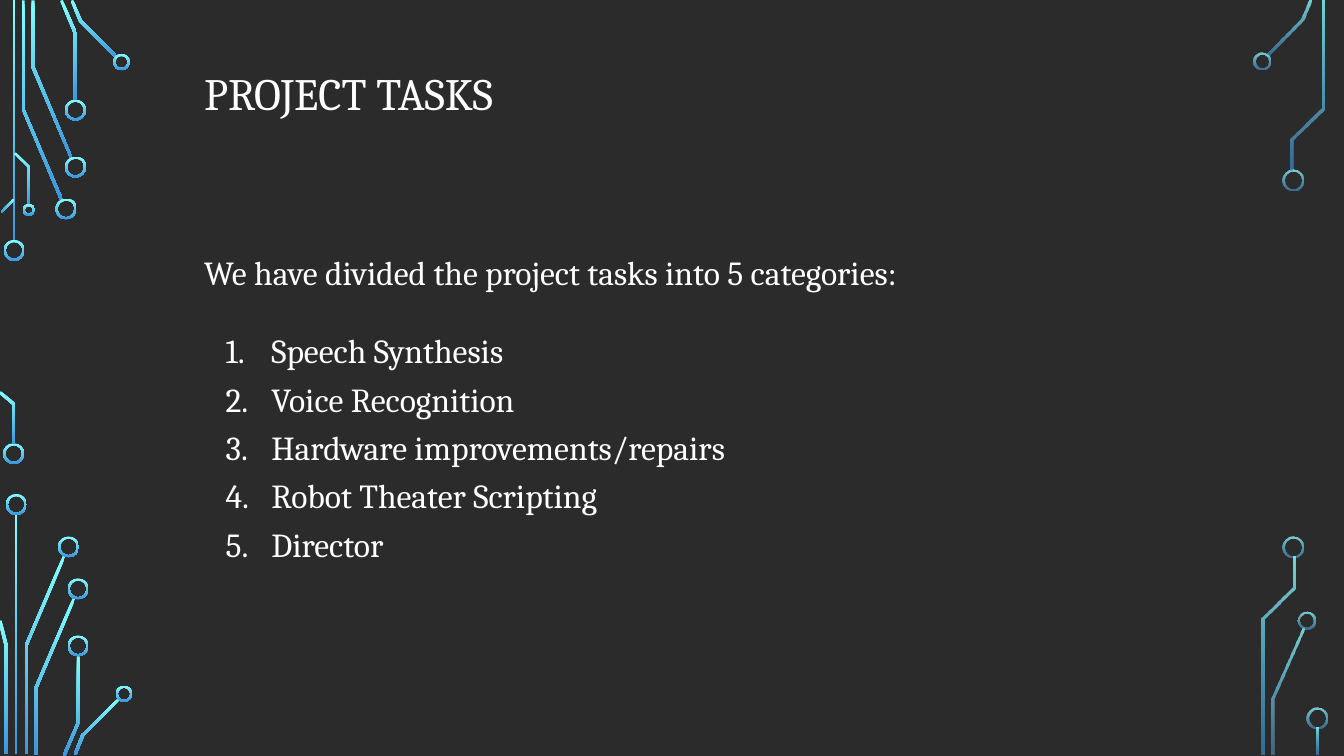
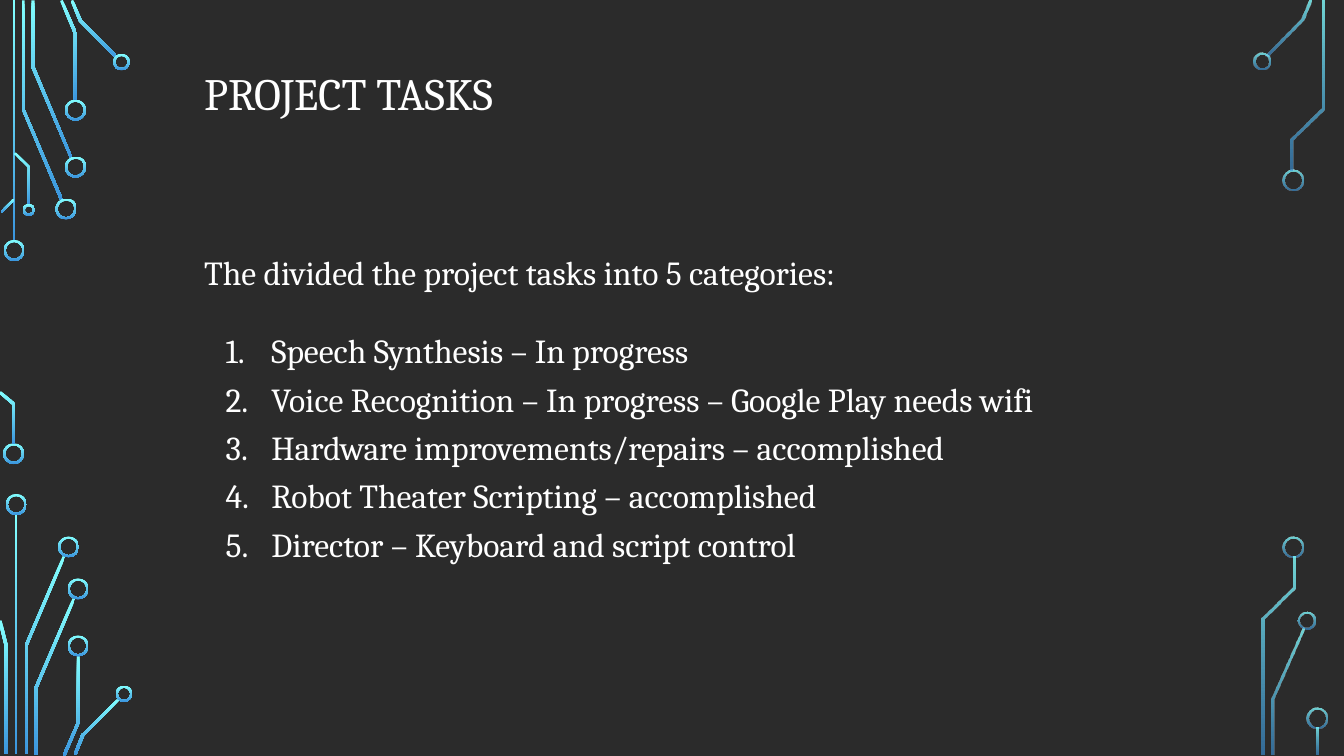
Before and after one commit to DrFoz/ECE478, a slide deck: slide 3 of ECE478_Einstein_Turtlebot_Team6_Project_1/Einstein_Turtlebot_Presentaion.pptx. Drawn at 1344x756 pixels with LibreOffice and Linux fonts; fonts in the diff are those of the drawing; background and template pictures are left out; a plain dark background stands for a picture behind light text. Boxes give left, top, right and bottom in pixels: in the first picture for what was removed or moved away, otherwise in the second. Text is boxed around its words. In the diff, an @@ line names an element or a change of style, - is before the commit and + after.

```diff
--- a/ECE478_Einstein_Turtlebot_Team6_Project_1/Einstein_Turtlebot_Presentaion.pptx
+++ b/ECE478_Einstein_Turtlebot_Team6_Project_1/Einstein_Turtlebot_Presentaion.pptx
@@ text at [204,261,1033,565]: text changed @@
-We have divided the project tasks into 5 categories:
-1. Speech Synthesis
-2. Voice Recognition
-3. Hardware improvements/repairs
-4. Robot Theater Scripting
-5. Director
+The divided the project tasks into 5 categories:
+1. Speech Synthesis – In progress
+2. Voice Recognition – In progress – Google Play needs wifi
+3. Hardware improvements/repairs – accomplished
+4. Robot Theater Scripting – accomplished
+5. Director – Keyboard and script control
```
Also in this commit, not shown: 4 other slides changed, 1 other file.
